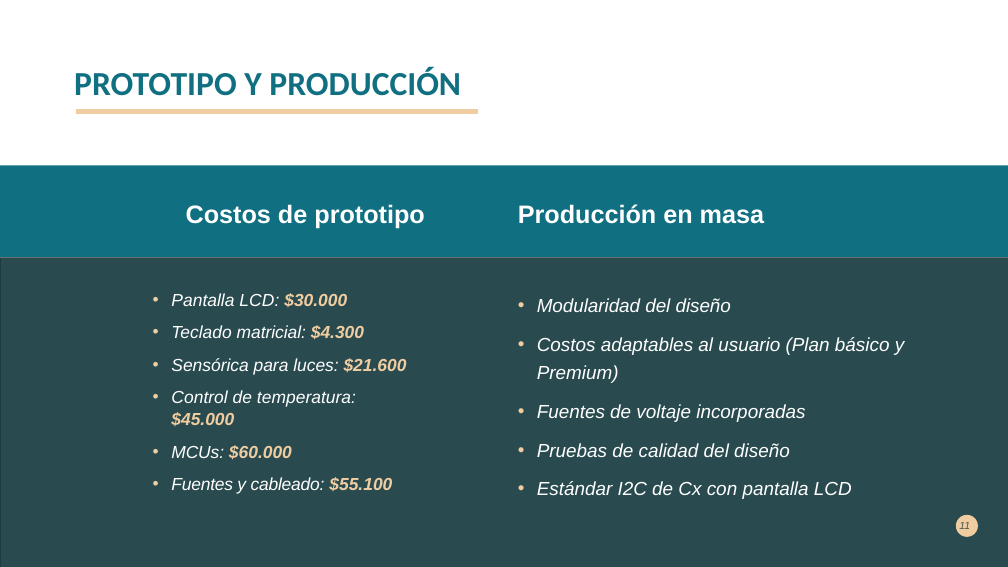
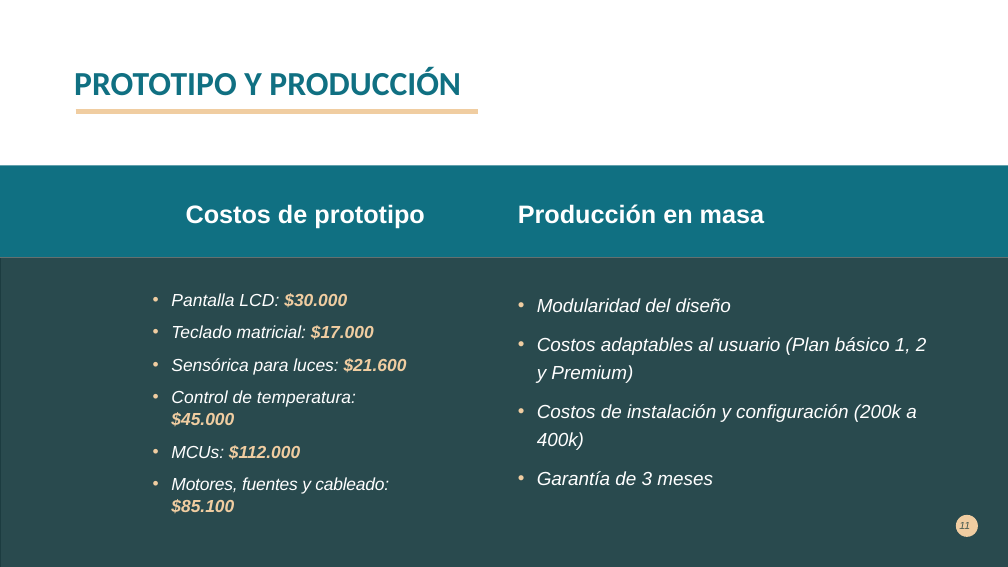
Before and after one commit to GenCabMon/proy_Domosync, a slide deck: slide 11 of domosync_presentation.pptx. Drawn at 1008x567 pixels with LibreOffice and Linux fonts; fonts in the diff are those of the drawing; grey boxes stand for pictures. Boxes give left, top, right and bottom in pixels: in the first picture for what was removed or moved away, otherwise in the second. Text is boxed around its words. In the diff, an @@ line names an element or a change of style, - is before the commit and + after.

```diff
--- a/domosync_presentation.pptx
+++ b/domosync_presentation.pptx
@@ text at box(171, 325, 374, 340): text changed @@
-• Teclado matricial: $4.300
+• Teclado matricial: $17.000
@@ text at box(537, 337, 927, 485): text changed @@
-• Costos adaptables al usuario (Plan básico y Premium)
-• Fuentes de voltaje incorporadas
-• Pruebas de calidad del diseño
-• Estándar I2C de Cx con pantalla LCD
+• Costos adaptables al usuario (Plan básico 1, 2 y Premium)
+• Costos de instalación y configuración (200k a 400k)
+• Garantía de 3 meses
@@ text at box(171, 445, 389, 513): text changed @@
-• MCUs: $60.000
-• Fuentes y cableado: $55.100
+• MCUs: $112.000
+• Motores, fuentes y cableado: $85.100
```
Also in this commit, not shown: 8 other files.
